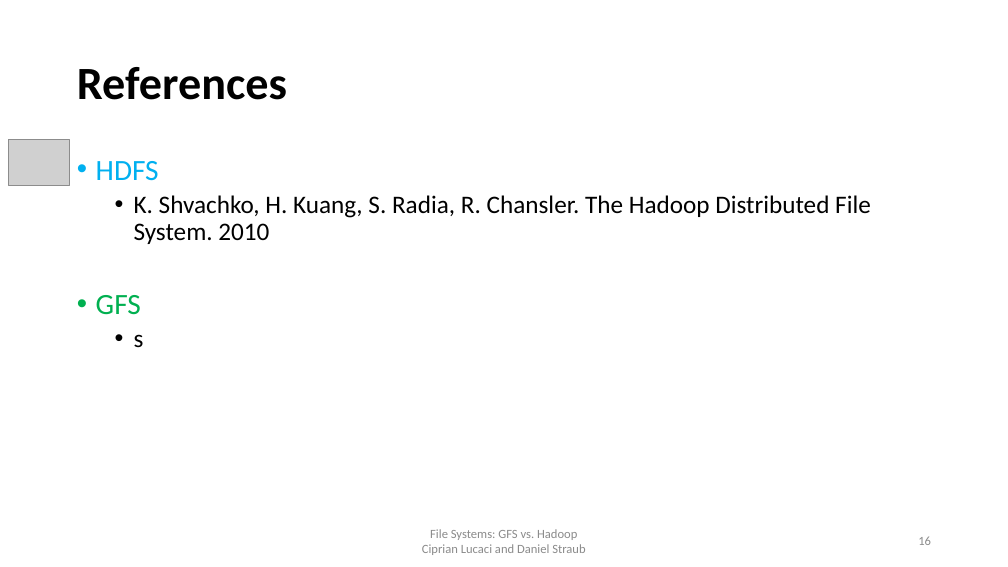
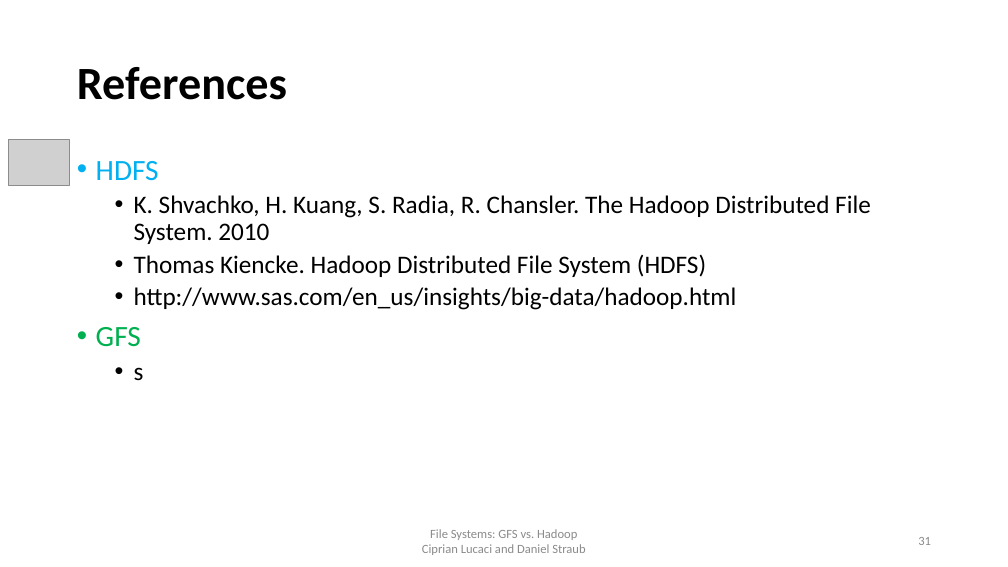
Before and after one commit to cipri7329/ss15-seminar, a slide deck: slide 31 of Presentation/DistributedFileSystems_Cipri.pptx (slide 16 before the commit). Drawn at 1008x567 pixels with LibreOffice and Linux fonts; fonts in the diff are those of the drawing; grey boxes stand for pictures; background and template pictures are left out. Boxes give left, top, right and bottom in pixels: in the first picture for what was removed or moved away, otherwise in the second. Text is boxed around its words. In the diff, an @@ line names an element or a change of style, - is before the commit and + after.

```diff
--- a/Presentation/DistributedFileSystems_Cipri.pptx
+++ b/Presentation/DistributedFileSystems_Cipri.pptx
@@ text at (x1=134, y1=255, x2=737, y2=310): paragraphs added @@
+  • Thomas Kiencke. Hadoop Distributed File System (HDFS)
+  • http://www.sas.com/en_us/insights/big-data/hadoop.html
@@ page number at (x1=918, y1=537, x2=931, y2=545): text changed @@
-16
+31
```
Also in this commit, not shown: 5 other slides changed, 15 slides added, 3 other files.
